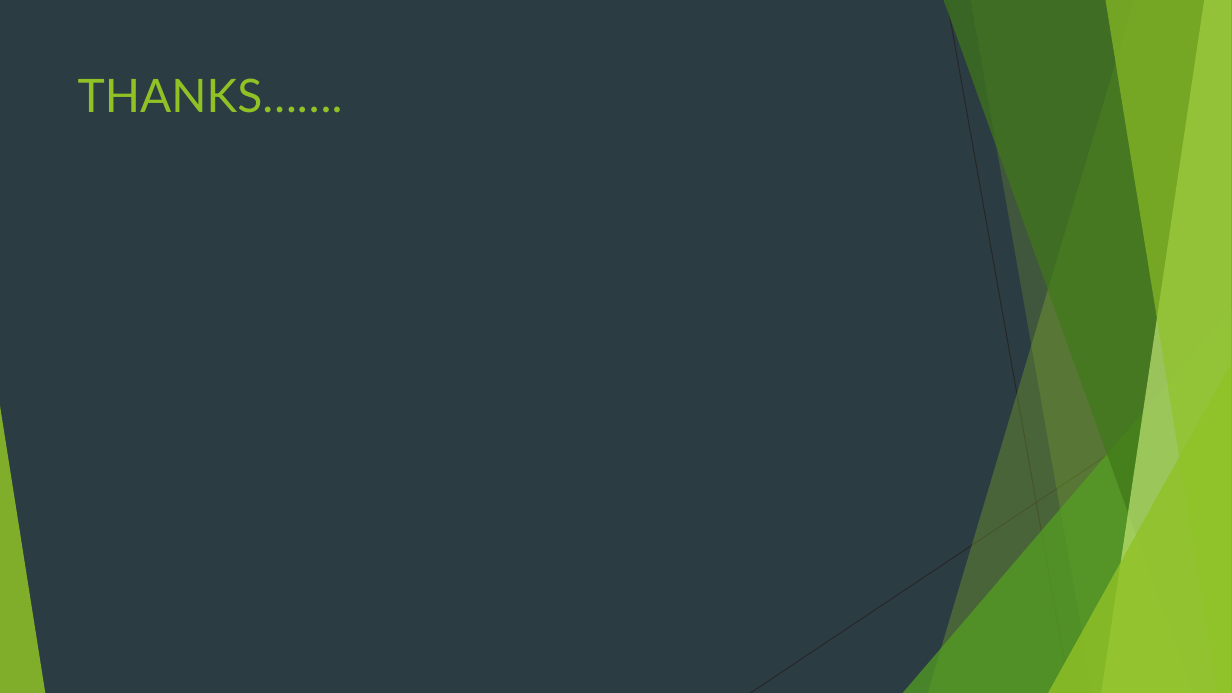
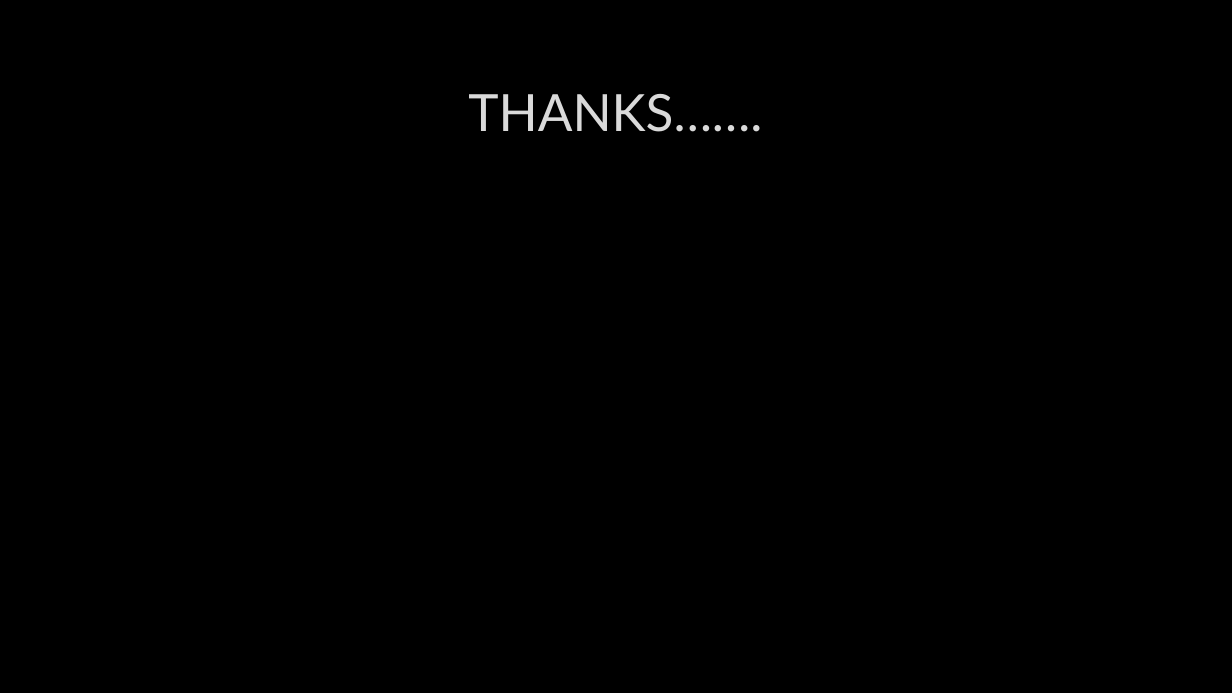
Before and after one commit to ParulSehotra/CISHack-MIET, a slide deck: slide 10 of Team terminators.pptx. Drawn at 1232x693 pixels with LibreOffice and Linux fonts; fonts in the diff are those of the drawing; background and template pictures are left out. Boxes give left, top, right and bottom in pixels: in the first picture for what was removed or moved away, otherwise in the second. Text is boxed around its words. In the diff, an @@ line names an element or a change of style, - is before the commit and + after.

```diff
--- a/Team terminators.pptx
+++ b/Team terminators.pptx
@@ background #2C3C43 to picture (left out) @@
@@ title "THANKS…….": place and size @@
-title "THANKS……." at [78, 78, 343, 113]
+title "THANKS……." at [468, 94, 762, 132]
@@ title "THANKS……." at [468, 94, 762, 132]: size 36 to 40 pt, text colour #90C226 to #DADADA, letter outline none to #404040 0.75 pt; alignment left to centre; vertical alignment top to middle @@
@@ group removed at [0, 0, 1232, 693]: 5 freeform shapes, 3 triangles, 2 lines @@
```
Also in this commit, not shown: 5 other slides changed, 4 slides added, 4 slides removed.
